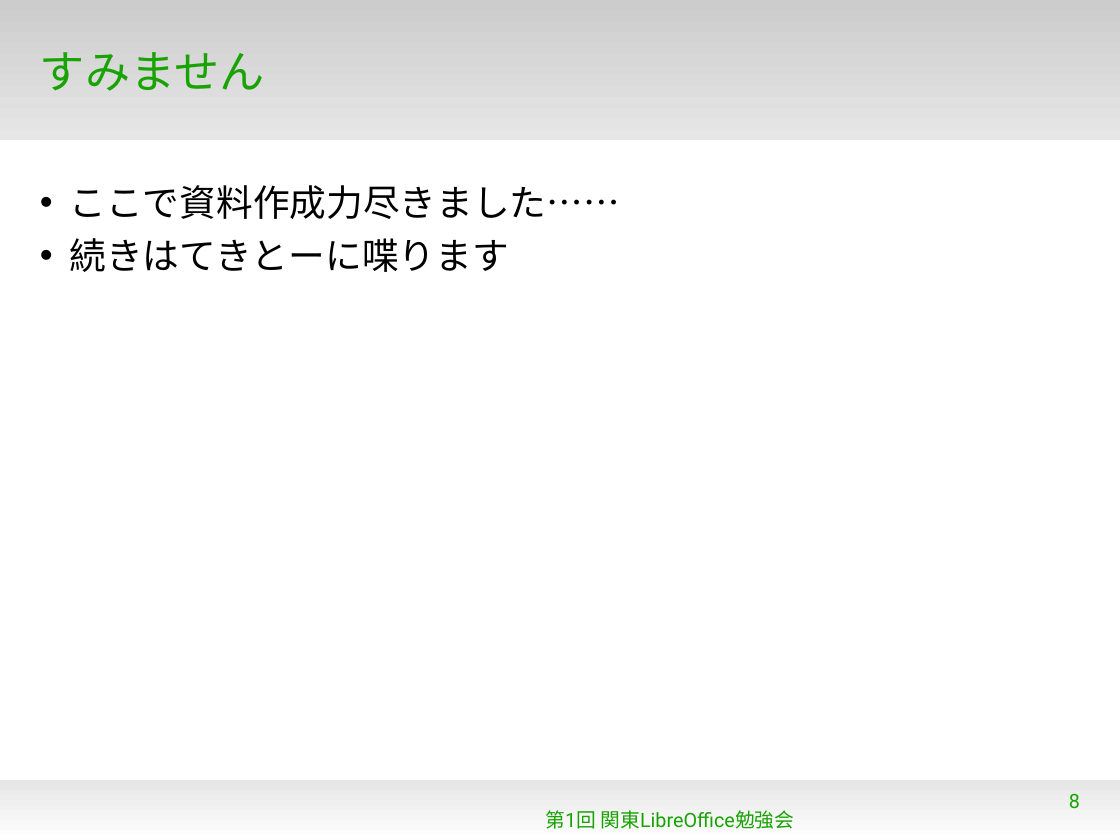
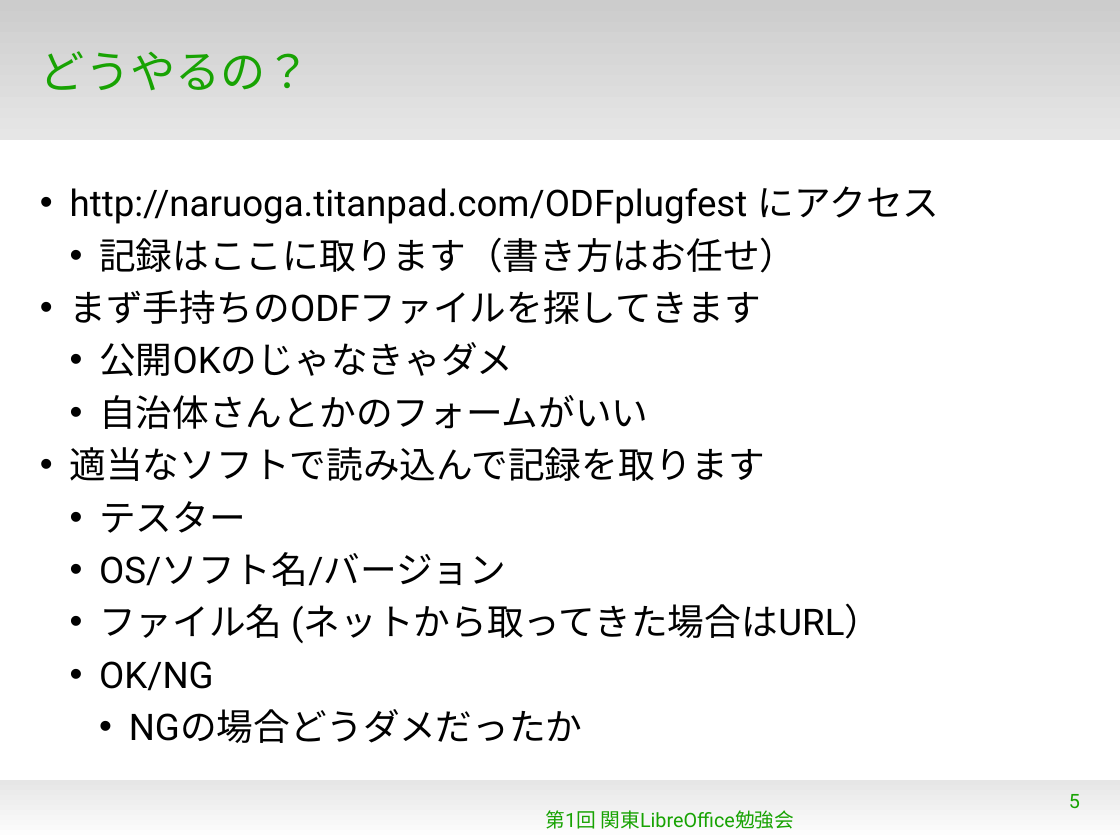
Before and after one commit to naruoga/KantoLibreOffice, a slide deck: slide 5 of Dec2012/ODFPlugFest.odp (slide 8 before the commit). Drawn at 1120x840 pixels with LibreOffice and Linux fonts; fonts in the diff are those of the drawing; background and template pictures are left out. Boxes give left, top, right and bottom in pixels: in the first picture for what was removed or moved away, otherwise in the second. Text is boxed around its words. In the diff, an @@ line names an element or a change of style, - is before the commit and + after.

Commit message:
ODFPlugFest.odp - first commit to present

```diff
--- a/Dec2012/ODFPlugFest.odp
+++ b/Dec2012/ODFPlugFest.odp
@@ title at bbox=[40, 51, 311, 91]: text changed @@
-すみません
+どうやるの？
@@ text removed at bbox=[70, 185, 620, 272] @@
-• ここで資料作成力尽きました……
-• 続きはてきとーに喋ります
@@ text added at bbox=[70, 186, 940, 743], 26 pt, text #000000 @@
+• http://naruoga.titanpad.com/ODFplugfest にアクセス
+  • 記録はここに取ります（書き方はお任せ）
+• まず手持ちのODFファイルを探してきます
+  • 公開OKのじゃなきゃダメ
+  • 自治体さんとかのフォームがいい
+• 適当なソフトで読み込んで記録を取ります
+  • テスター
+  • OS/ソフト名/バージョン
+  • ファイル名 (ネットから取ってきた場合はURL）
+  • OK/NG
+    • NGの場合どうダメだったか
@@ page number at bbox=[1069, 794, 1080, 808]: text changed @@
-8
+5
```
Also in this commit, not shown: 1 other slide changed, 1 slide added, 4 slides removed.
